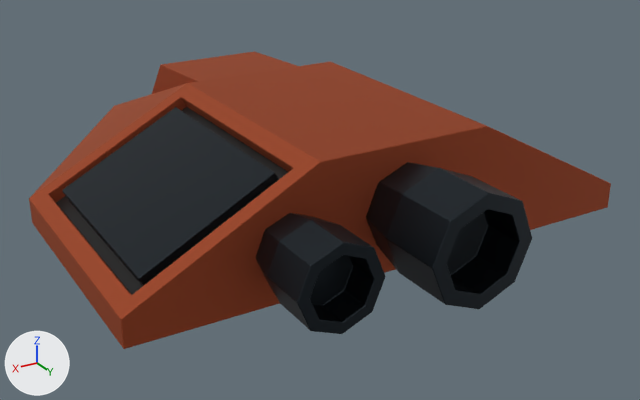
Two versions of the FBX model renderer/public/models/spaceship.fbx, one commit apart.
Both versions are drawn from a camera (50 mm lens) standing at (1.64, 3.18, 1.42) and looking at (-0.06, 0.35, 0.0). The axes (+X, +Y, +Z) are drawn at lower left. The lights are the same throughout. The picture after the commit comes second. Where no turn or scale is listed for an object, it has been applied to the vertices.

Script lines for the objects in view, before the commit:
```python
mat_material_001 = principled_material('Material.001')
mat_material_001.base_color = (0.441, 0.105, 0.0451)  # brown #b15b3c
mat_material_001.metallic = 1.0
mat_material_001.roughness = 0.744
me_circle_001 = bpy.data.meshes.new('Circle.001')
me_circle_001.from_pydata(...)  # 428 vertices, 420 faces; spans x -1.0..1.0, y -2.0..0.4, z -0.23..0.23
# faces by material slot: [254, 143, 23]
me_circle_001.materials.append(mat_panels)  # dark grey #30373d
me_circle_001.materials.append(mat_material_001)  # brown #b15b3c
me_circle_001.materials.append(mat_window)  # black #000000
ob_lowpolyspaceship = bpy.data.objects.new('LowPolySpaceship', me_circle_001)
ob_lowpolyspaceship.location = (0.0, 1.0, 0.227)
```
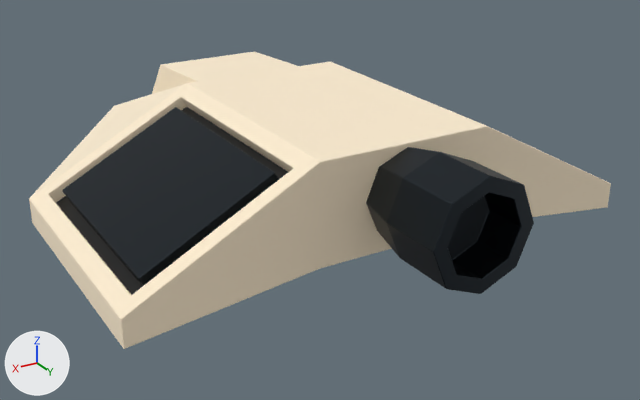
Where the newer file only moved an object's origin or applied its transform, the numbers keep the older frame.

Where the change shows, as pixel boxes [x1, y1, x2, y2] in the pictures (640 x 400 px; the box of a moved part takes in the faces that stretch with it):
'LowPolySpaceship', recoloured, surface changed, reshaped (brown to beige)
    both: [29, 52, 611, 349]
part 1 of me_circle_001, deleted
    before: [256, 213, 385, 334]
part 2 of me_circle_001, moved or reshaped
    both: [121, 127, 611, 349]

The change, as a list of edits to the scene's bpy script:
```text
Change mat_material_001:
    mat_material_001.base_color: (0.441, 0.105, 0.0451) -> (1.0, 0.874, 0.67)  # brown #b15b3c -> beige #fff0d6
    mat_material_001.metallic: 1.0 -> 0.15
Change me_circle_001:
    used by ob_lowpolyspaceship; location = (0.0, 1.0, 0.227)
    remove me_circle_001.from_pydata(...)  # 428 vertices, 420 faces; spans x -1.0..1.0, y -2.0..0.4, z -0.23..0.23
    add me_circle_001.from_pydata(...)  # 316 vertices, 315 faces; spans x -1.0..1.0, y -2.0..0.4, z -0.23..0.25
    me_circle_001 part 1: the loose piece of 112 vertices spanning x 0.29..0.59, y 0.0..0.31, z -0.19..0.11 is deleted
    me_circle_001 part 2
    5 vertices are removed from x 0.0, y 0.39..0.4, z -0.19..0.14
    26 faces are deleted
    72 vertices in x -0.19..0.19, y 0.0..0.4, z -0.19..0.19 move by (0.0, 0.0, 0.05)
    30 vertices in x -0.19..0.19, y 0.0..0.4, z -0.14..0.19 move by (0.0, 0.0, 0.06)
    6 vertices in x -0.33..0.33, y -2.0..0.0, z -0.22 move by (0.0, 0.0, 0.08)
    4 vertices in x -0.33..0.33, y -2.0..0.0, z -0.23 move by (0.0, 0.0, 0.09)
    5 vertices are added at (0.0, 0.39, -0.09), (0.0, 0.39, -0.09), (0.0, 0.4, -0.09), (0.0, 0.39, 0.25), (0.0, 0.39, 0.25)
    26 new faces join them, mat_panels (dark grey #30373d)
```
